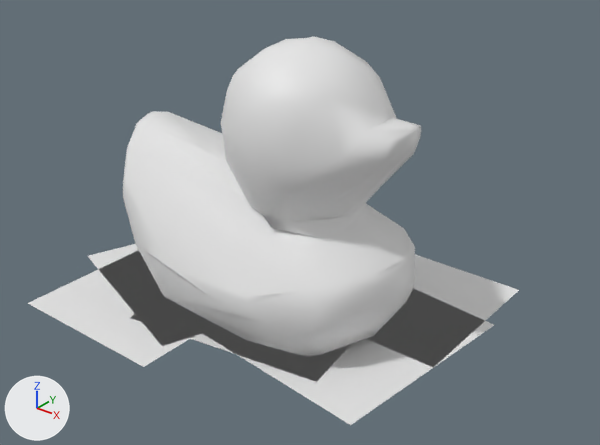
The Blender file duck.blend, before and after one commit.
Rendered twice from a camera (50 mm lens) standing at (9.9, -11.46, 9.05) and looking at (0.7, 0.04, 1.92). Arrows for +X, +Y and +Z are at lower left; the lights stay in place. Materials are left out; every surface is plain grey.

The first picture shows 'MODEL_big_colony01_01_lod0', 'PROP_water_decal_boards_floating02', 'PROP_water_decal_boards_floating04', 'PROP_water_decal_boards_floating04.001', 'PROP_water_decal_boards_floating04.002', 'PROP_water_decal_boards_floating04.003'.
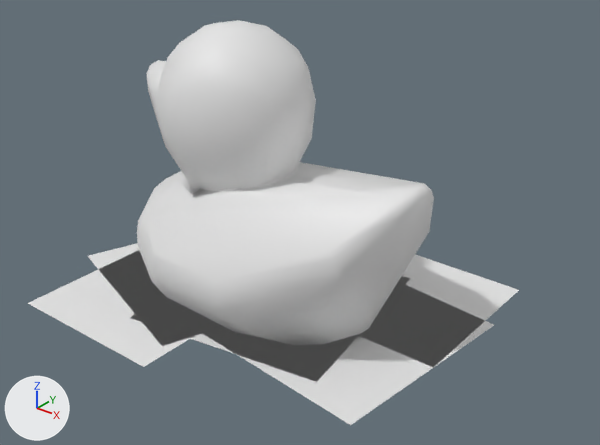
The change in detail:
Object 'MODEL_big_colony01_01_lod0' (ob_model_big_colony01_01_lod0) turns from (0, 0, 0) to (0, 0, 179) degrees about x, y and z.

Boxes (x1, y1, x2, y2) around the edits, measured in the pictures (600 x 445 px):
'MODEL_big_colony01_01_lod0', turned: before (123, 36, 421, 357); after (137, 20, 434, 345)
